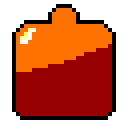
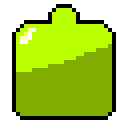
Layer changes from the first 128 × 128 image to the second:
painted on "Background" over box(16, 8, 112, 116)
